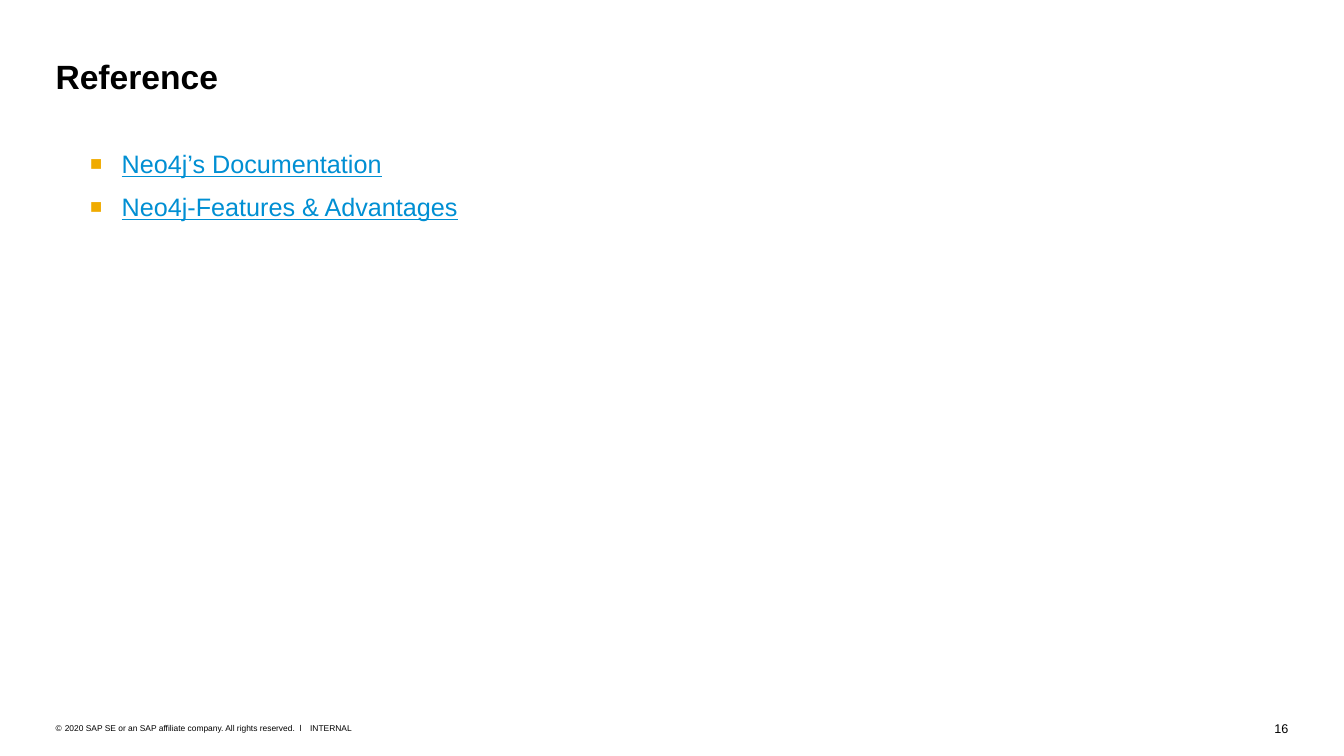
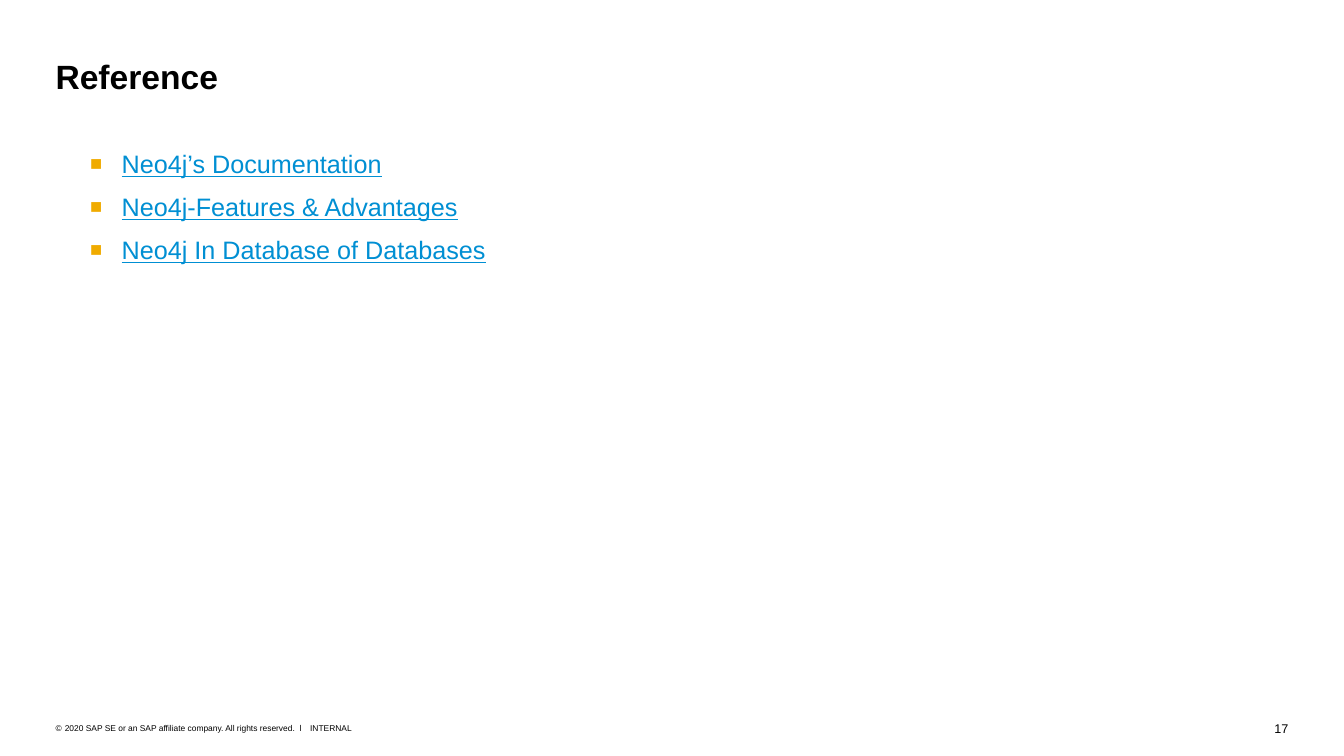
Before and after one commit to Voidkai/Survey_on_NoSQL, a slide deck: slide 17 of NoSQL/The_Survey_On_Neo4j.pptx (slide 16 before the commit). Drawn at 1344x756 pixels with LibreOffice and Linux fonts; fonts in the diff are those of the drawing. Boxes give left, top, right and bottom in pixels: in the first picture for what was removed or moved away, otherwise in the second. Text is boxed around its words. In the diff, an @@ line names an element or a change of style, - is before the commit and + after.

```diff
--- a/NoSQL/The_Survey_On_Neo4j.pptx
+++ b/NoSQL/The_Survey_On_Neo4j.pptx
@@ text at bbox=[122, 240, 485, 265]: paragraph added @@
+■ Neo4j In Database of Databases
@@ page number at bbox=[1274, 724, 1288, 733]: text changed @@
-16
+17
```
Also in this commit, not shown: 1 other slide changed, 1 slide added.
